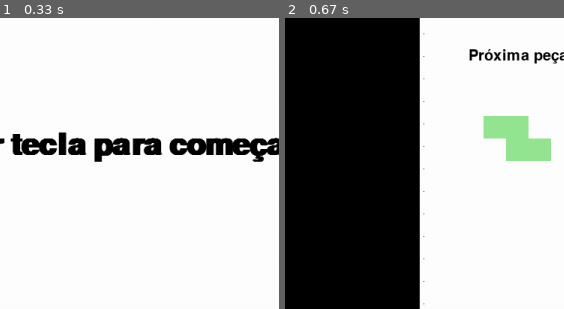
Above: before the commit, frames 1-2 (left to right).
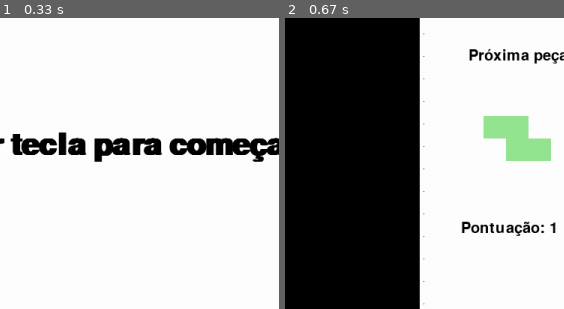
Above: after the commit, the same moments.

Repository: pedrosmp1/PYGAME-2023-2
Game: pygame game, started from tetris.py
Same seed, same stepped clock (60 frames per second), same inputs: the game is played once before the commit and once after it.
Inputs:
- Up to frame 1 (0.33 s): no input
- Up to frame 2 (0.67 s): hold Right from 0.33 s (still down)
The pictures show only the part of the screen within x 45-95%, y 39-89%; the shares and areas given below are measured in that part.

Frame 1 is identical in both runs. In frame 2, 0.8% of the frame differs, in the area x 63-98%, y 69-75%.

Commit message:
pontuação

Diff:
--- a/player_info.txt
+++ b/player_info.txt
@@ -1,3 +1,3 @@
-0
-0
-0
+3
+3
+3
--- a/tetris.py
+++ b/tetris.py
@@ -266,6 +266,7 @@
         return True
 if clear_rows:
     pontos+=1
+    score += pontos
         # Adicione a seguinte linha para aumentar a pontuação quando as linhas são apagadas
 
 
@@ -334,6 +335,11 @@
                 quit()
             if event.type == pygame.KEYDOWN:
                 waiting = False
+
+def draw_score(surface, score):
+    font = pygame.font.SysFont('playful', 30)
+    label = font.render(f'Pontuação: {pontos}', 1, (0, 0, 0))
+    surface.blit(label, (top_left_x + play_width + 50, top_left_y + play_height / 2 + 100))
 
 
 def main():
@@ -421,12 +427,15 @@
             current_piece = next_piece
             next_piece = get_shape()
             change_piece = False
+            if clear_rows(grid, locked_positions):
+                score += pontos
 
             # call four times to check for multiple clear rows
             clear_rows(grid, locked_positions)
 
         draw_window(win)
         draw_next_shape(next_piece, win)
+        draw_score(win, score)
         pygame.display.update()
 
         # Check if user lost
Not shown, changed: README.md
